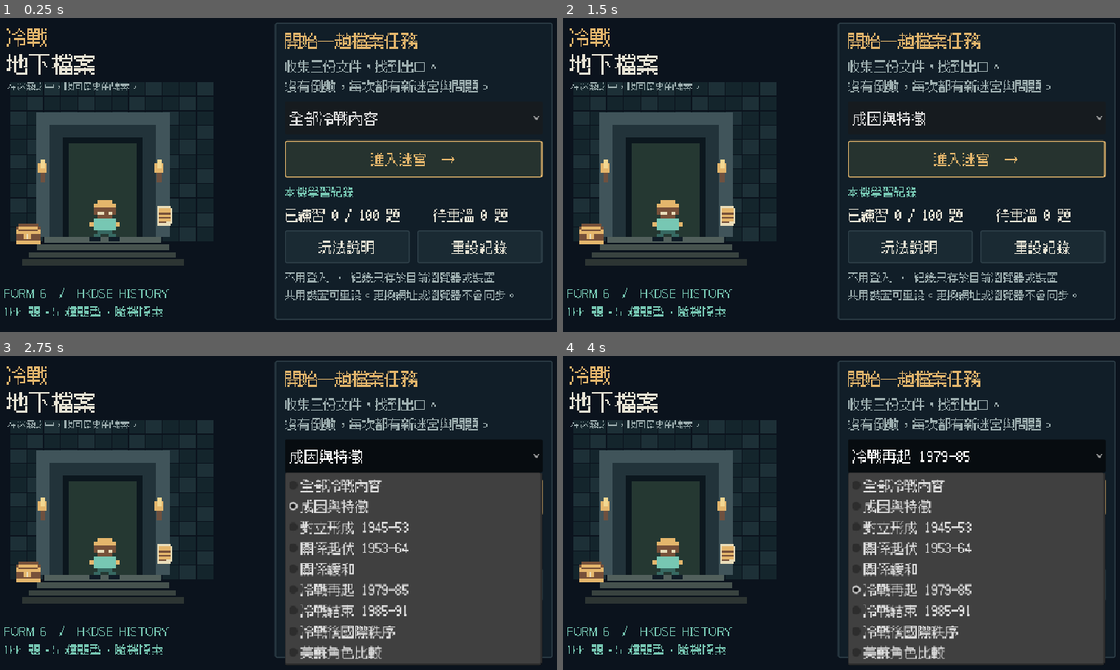
Above: before the commit, frames 1-4 (two rows, left to right).
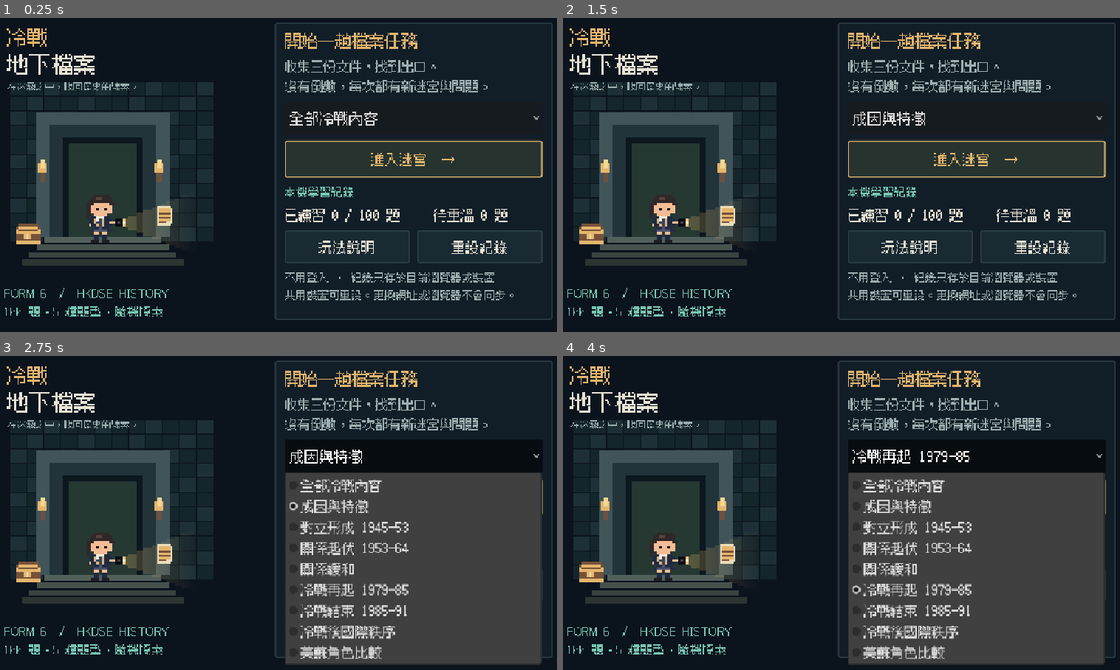
Above: after the commit, the same moments.

Repository: kitlung1107/ColdWarMaze
Game: Godot game, scene res://main.tscn
Same seed, same stepped clock (60 frames per second), same inputs: the game is played once before the commit and once after it. Sound files missing from this copy of the repository are replaced by a short silence.
Inputs:
- Up to frame 1 (0.25 s): no input
- Up to frame 2 (1.5 s): click "全部冷戰內容" at 0.5 s; click "進入迷宮 →" at 1.25 s
- Up to frame 3 (2.75 s): click "成因與特徵" at 2 s
- Up to frame 4 (4 s): click "玩法說明" at 2.75 s; click "冷戰再起 1979–85" at 3.5 s

The runs differ from the first frame. In frame 1, 1.0% of the frame differs, in the area x 16-30%, y 57-72%; in frame 2, 1.0%; in frame 3, 1.0%; in frame 4, 1.0%.

Commit message:
新增icon和修改角色

Diff:
--- /dev/null
+++ b/previews/capture_game.gd
@@ -0,0 +1,23 @@
+extends SceneTree
+
+func _initialize() -> void:
+	run.call_deferred()
+
+func run() -> void:
+	var game=load("res://scripts/game.gd").new()
+	root.add_child(game)
+	game.set_anchors_and_offsets_preset(Control.PRESET_FULL_RECT)
+	await process_frame
+	game.test_mode=true
+	game.start_game(40519)
+	for direction in [Vector2i.UP,Vector2i.RIGHT,Vector2i.DOWN,Vector2i.LEFT]:
+		game.facing=direction
+		game.queue_redraw()
+		await process_frame
+		await RenderingServer.frame_post_draw
+		root.get_texture().get_image().save_png("res://previews/game-uniform-%d-%d.png" % [direction.x,direction.y])
+	game.show_menu()
+	await process_frame
+	await RenderingServer.frame_post_draw
+	root.get_texture().get_image().save_png("res://previews/menu-uniform.png")
+	quit()
--- /dev/null
+++ b/previews/capture_style.gd
@@ -0,0 +1,35 @@
+extends SceneTree
+
+func _initialize() -> void:
+	run.call_deferred()
+
+func run() -> void:
+	for variant in ["current","matched"]:
+		var source="res://scripts/game.gd" if variant=="current" else "res://previews/matched_style.gd"
+		var game=load(source).new()
+		root.add_child(game)
+		game.set_anchors_and_offsets_preset(Control.PRESET_FULL_RECT)
+		await process_frame
+		game.test_mode=true
+		game.start_game(40519)
+		game.lamp="wide"
+		for cell in game.maze.floors:
+			if cell.x<5 or cell.y<4:continue
+			if game.maze.can_walk(cell) and game.maze.can_walk(cell+Vector2i.RIGHT) and game.maze.can_walk(cell+Vector2i.RIGHT*2):
+				game.player=cell
+				break
+		game.facing=Vector2i.RIGHT
+		game.toast_time=0
+		game.rebuild_ui()
+		game.queue_redraw()
+		await process_frame
+		await RenderingServer.frame_post_draw
+		root.get_texture().get_image().save_png("res://previews/style-%s.png" % variant)
+		var center=(game.board_origin+(Vector2(game.player)+Vector2(0.5,0.5))*game.tile)*root.get_stretch_transform().get_scale()
+		var image=root.get_texture().get_image()
+		var crop=image.get_region(Rect2i(Vector2i(center)-Vector2i(110,110),Vector2i(220,220)))
+		crop.resize(660,660,Image.INTERPOLATE_NEAREST)
+		crop.save_png("res://previews/style-%s-detail.png" % variant)
+		game.queue_free()
+		await process_frame
+	quit()
--- /dev/null
+++ b/previews/check_icons.gd
@@ -0,0 +1,18 @@
+extends SceneTree
+
+func _initialize() -> void:
+	var config=ConfigFile.new()
+	assert(config.load("res://export_presets.cfg")==OK)
+	var head=config.get_value("preset.0.options","html/head_include")
+	assert(head.contains('href="favicon.ico"'))
+	assert(head.contains('href="apple-touch-icon.png"'))
+	assert(head.contains('href="site.webmanifest"'))
+	for file in {"assets/icon.png":1024,"web/icon-512.png":512,"web/icon-192.png":192,"web/apple-touch-icon.png":180,"web/favicon-32.png":32,"web/favicon-16.png":16}:
+		var image=Image.load_from_file("res://"+file)
+		assert(image!=null and image.get_width()==image.get_height())
+	var manifest=JSON.parse_string(FileAccess.get_file_as_string("res://web/site.webmanifest"))
+	for icon in manifest.icons:
+		assert(FileAccess.file_exists("res://web/"+icon.src))
+	assert(ProjectSettings.get_setting("application/config/icon")=="res://assets/icon.png")
+	print("PASS: export links, square icon assets, manifest paths and project icon.")
+	quit()
--- /dev/null
+++ b/previews/matched_style.gd
@@ -0,0 +1,42 @@
+extends "res://scripts/game.gd"
+
+# Preview only: the production game keeps the previously approved artwork.
+const DEMO_PIXELS = [
+	".....hhhhhh......",
+	"....hhjjhhhh.....",
+	"...hhhhhhhhh.....",
+	"..hhhsssssshh....",
+	"..hhssssssss.....",
+	"..hhssossoss.....",
+	"..hhssssssss.....",
+	"..hh.sssss.......",
+	"..h.nnwwwnn......",
+	"...nngwtgnnn.....",
+	"...nngttgnnssflu.",
+	"...snngtgnnn.....",
+	".....ppqppp......",
+	"....pqqqqqpp.....",
+	".....ss.ss.......",
+	".....nn.nn.......",
+	".....nn.nn.......",
+	"....fff.fff......",
+]
+const DEMO_COLORS = {
+	"h":Color("302d30"),"j":Color("514743"),"s":Color("ddbb94"),
+	"o":Color("111d27"),"n":Color("202940"),"w":Color("e9ddba"),
+	"g":Color("c5a66c"),"t":Color("24333f"),"p":Color("252b44"),
+	"q":Color("4c526b"),"f":Color("111d27"),"l":Color("c5a66c"),"u":Color("f2d791")
+}
+
+func _draw() -> void:
+	super._draw()
+	if mode!="play":return
+	var pos=board_origin+Vector2(player)*tile
+	draw_tile(player,pos)
+	var unit=tile/20.0
+	var offset=pos+Vector2(1,1)*unit
+	for y in range(DEMO_PIXELS.size()):
+		for x in range(DEMO_PIXELS[y].length()):
+			var key=DEMO_PIXELS[y][x]
+			if DEMO_COLORS.has(key):
+				draw_rect(Rect2(offset+Vector2(x,y)*unit,Vector2.ONE*ceil(unit)),DEMO_COLORS[key])
--- a/project.godot
+++ b/project.godot
@@ -1,3 +1,11 @@
+; Engine configuration file.
+; It's best edited using the editor UI and not directly,
+; since the parameters that go here are not all obvious.
+;
+; Format:
+;   [section] ; section goes between []
+;   param=value ; assign values to parameters
+
 config_version=5
 
 [application]
@@ -5,7 +13,8 @@
 config/name="高中歷史科冷戰溫習遊戲(迷宮間諜)"
 run/main_scene="res://main.tscn"
 config/features=PackedStringArray("4.7", "GL Compatibility")
-config/icon="res://assets/icon.svg"
+config/icon="res://assets/icon.png"
+config/windows_native_icon="res://assets/icon.ico"
 
 [display]
 
--- a/scripts/game.gd
+++ b/scripts/game.gd
@@ -3,6 +3,7 @@
 const Maze = preload("res://scripts/maze.gd")
 const Study = preload("res://scripts/study.gd")
 const GameAudio = preload("res://scripts/game_audio.gd")
+const StudentArt = preload("res://scripts/student_art.gd")
 const INK = Color("0b131d")
 const PANEL = Color("111e28")
 const LINE = Color("30424b")
@@ -749,9 +750,8 @@
 				if maze.doors.has(cell):sprite("door",pos,tile,1 if maze.doors[cell] else 0)
 			if revealed_chests.has(cell) and maze.rewards[cell].state==0 and not visible:
 				sprite("beacon",pos,tile)
-	sprite("player",board_origin+Vector2(player)*tile,tile)
-	var facing_center=board_origin+(Vector2(player)+Vector2(0.5,0.5))*tile
-	draw_line(facing_center+Vector2(facing)*tile*0.35,facing_center+Vector2(facing)*tile*0.52,GOLD,3)
+	StudentArt.draw_beam(self,board_origin+Vector2(player)*tile,tile,facing,maze,board_origin,player,lamp)
+	StudentArt.draw_student(self,board_origin+Vector2(player)*tile,tile,facing)
 	if toast_time>0 and mode=="play":
 		var area=Rect2(190,size.y-85,size.x-380,42)
 		draw_rect(area,Color("1e302f"))
@@ -773,10 +773,12 @@
 		draw_rect(Rect2(pos+Vector2(2,tile*0.63),Vector2(tile-4,3)),Color("263941"))
 
 func sprite(kind: String,pos: Vector2,side: float,state: int=0) -> void:
+	if kind=="player":
+		StudentArt.draw_student(self,pos,side,Vector2i.RIGHT)
+		return
 	var pixels=[]
 	var colors={"a":GOLD,"b":Color("77513a"),"c":Color("e9ddba"),"d":TEAL,"e":Color("376962"),"f":Color("111d27"),"r":RED,"s":Color("8a9a99"),"h":Color("31444b")}
 	match kind:
-		"player":pixels=["............","....aaaa....","...aaaaaa...","...bbbbbb...","...bccbcb...","....bbbb....","...dddddd...","..adddddda..","...dddddd...","....eeee....","...ee..ee...","..fff..fff.."]
 		"file":pixels=["............","...cccccc...","...caaaaac..","...caaaaac..","...cbbbbbc..","...caaaaac..","...cbbbbbc..","...caaaaac..","...cbbbccc..","...cccccc...","............","............"]
 		"chest":pixels=["............","............","..bbbbbbbb..",".baaaaaaaab.",".abbbbbbbba.",".aaaaaaaaaa.",".bbbacabbbb.",".bbbacabbbb.",".bbbbbbbbbb.",".aaaaaaaaaa.","............","............"]
 		"tower":pixels=["....dddd....","..ddeeeddd..","..deeeeed...","....dd......","....ss......","...ssss.....","....ss......","....ss......","...ssss.....","..ssssss....","............","............"]
@@ -816,6 +818,7 @@
 	draw_rect(Rect2(190,293,144,201),Color("253832"))
 	for i in range(4):
 		draw_rect(Rect2(138-i*16,493+i*16,248+i*32,12),Color("52605c").darkened(float(i)*0.15))
+	StudentArt.draw_beam(self,Vector2(210,398),112,Vector2i.RIGHT)
 	sprite("player",Vector2(210,398),112)
 	sprite("file",Vector2(360,418),64)
 	sprite("chest",Vector2(68,450),72)
--- /dev/null
+++ b/scripts/student_art.gd
@@ -0,0 +1,80 @@
+extends RefCounted
+
+const COLORS = {
+	"o":Color("090d17"), "h":Color("302729"), "j":Color("57433d"),
+	"s":Color("f4bc94"), "r":Color("d98a71"), "n":Color("202940"),
+	"w":Color("f2ecdb"), "g":Color("d9b479"), "t":Color("354361"),
+	"v":Color("8a99bb"), "b":Color("667fa5"), "p":Color("252b44"),
+	"q":Color("4c526b"), "f":Color("201e25"), "k":Color("4e4141")
+}
+
+static func origin(pos: Vector2, side: float) -> Vector2:
+	return pos+Vector2(side*0.05,side*0.05)
+
+static func hand(pos: Vector2, side: float, direction: Vector2i) -> Vector2:
+	var unit=side/20.0
+	return origin(pos,side)+Vector2(2 if direction==Vector2i.LEFT else 13,10)*unit
+
+static func draw_student(canvas: CanvasItem, pos: Vector2, side: float, direction: Vector2i) -> void:
+	var unit=side/20.0
+	var offset=origin(pos,side)
+	for y in range(PIXELS.size()):
+		for x in range(mini(13,PIXELS[y].length())):
+			var color=PIXELS[y][x]
+			if not COLORS.has(color):continue
+			var px=15-x if direction==Vector2i.LEFT else x
+			canvas.draw_rect(Rect2(offset+Vector2(px,y)*unit,Vector2.ONE*unit),COLORS[color])
+	# The flashlight pivots at the same hand in all four travel directions.
+	var start=hand(pos,side,direction)
+	var forward=Vector2(direction)
+	var across=Vector2(-direction.y,direction.x)
+	for x in range(4):
+		var half_width=1
+		for y in range(-half_width,half_width+1):
+			var color=Color("090d17")
+			if x==1 and y==0:color=Color("4e4141")
+			if x==3:color=Color("eac781") if absi(y)==half_width else Color("fff3cb")
+			canvas.draw_rect(Rect2(start+(forward*x+across*y)*unit,Vector2.ONE*unit),color)
+
+static func draw_beam(canvas: CanvasItem, pos: Vector2, side: float, direction: Vector2i, maze=null, board: Vector2=Vector2.ZERO, player: Vector2i=Vector2i.ZERO, lamp: String="basic") -> void:
+	var unit=side/20.0
+	var start=hand(pos,side,direction)+Vector2(direction)*4*unit
+	var forward=Vector2(direction)
+	var across=Vector2(-direction.y,direction.x)
+	var step=maxf(1.0,side/18.0)
+	for i in range(24):
+		var distance=i*step
+		var center=start+forward*distance
+		if maze!=null:
+			var cell=Vector2i(((center-board)/side).floor())
+			if cell!=player and maze.opaque(cell):break
+		var width=2*unit+distance*0.38
+		for j in range(-int(width/step),int(width/step)+1):
+			var point=center+across*j*step
+			if maze!=null:
+				var cell=Vector2i(((point-board)/side).floor())
+				if not maze.visible(cell,player,direction,lamp):continue
+			var alpha=0.23*(1.0-float(i)/24.0)
+			canvas.draw_rect(Rect2(point,Vector2.ONE*step),Color(1.0,0.80,0.43,alpha))
+
+# Approved two-eye school uniform, shared by the maze and menu.
+const PIXELS = [
+	".....hhhhhh......",
+	"....hhjjhhhh.....",
+	"...hhhhhhhhh.....",
+	"..hhhsssssshh....",
+	"..hhssssssss.....",
+	"..hhssossoss.....",
+	"..hhssssssss.....",
+	"..hh.sssss.......",
+	"..h.nnwwwnn......",
+	"...nngwtgnnn.....",
+	"...nngttgnnssflu.",
+	"...snngtgnnn.....",
+	".....ppqppp......",
+	"....pqqqqqpp.....",
+	".....ss.ss.......",
+	".....nn.nn.......",
+	".....nn.nn.......",
+	"....fff.fff......",
+]
Binary file added: assets/icon-source.png
Not shown, added: assets/icon-source.png.import
Binary file added: assets/icon.ico
Binary file added: assets/icon.png
Not shown, added: assets/icon.png.import
Not shown, changed: export_presets.cfg
Not shown, added: previews/capture_game.gd.uid
Not shown, added: previews/capture_style.gd.uid
Not shown, added: previews/check_icons.gd.uid
Binary file added: previews/game-uniform--1-0.png
Not shown, added: previews/game-uniform--1-0.png.import
Binary file added: previews/game-uniform-0--1.png
(and 48 more such lines)
